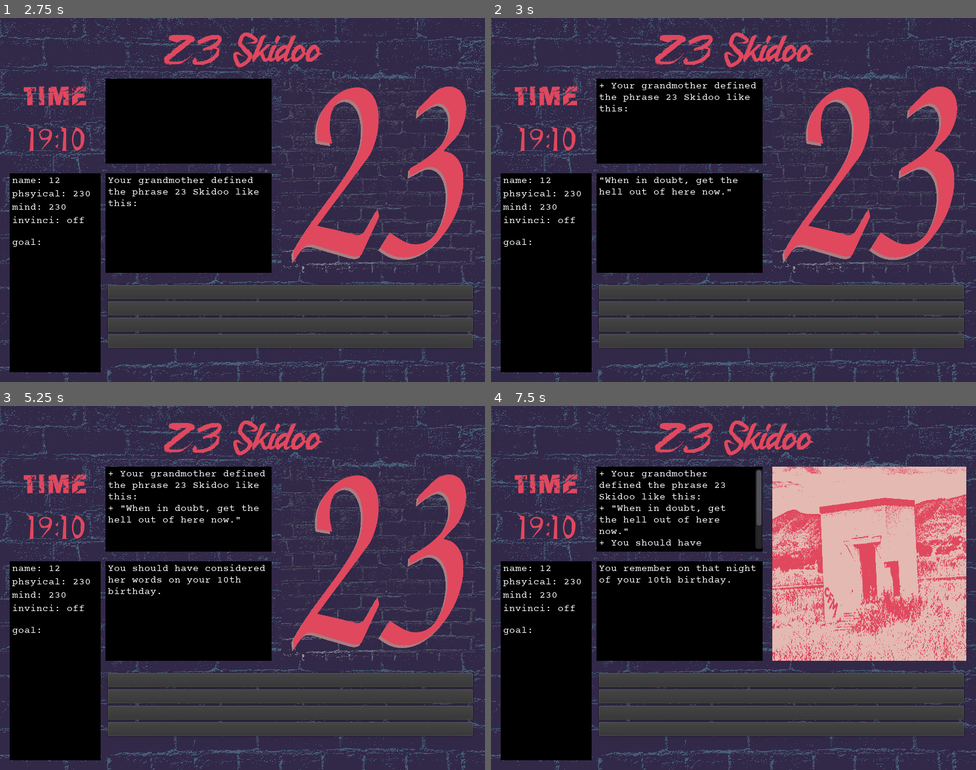
Above: before the commit, frames 1-4 (two rows, left to right).
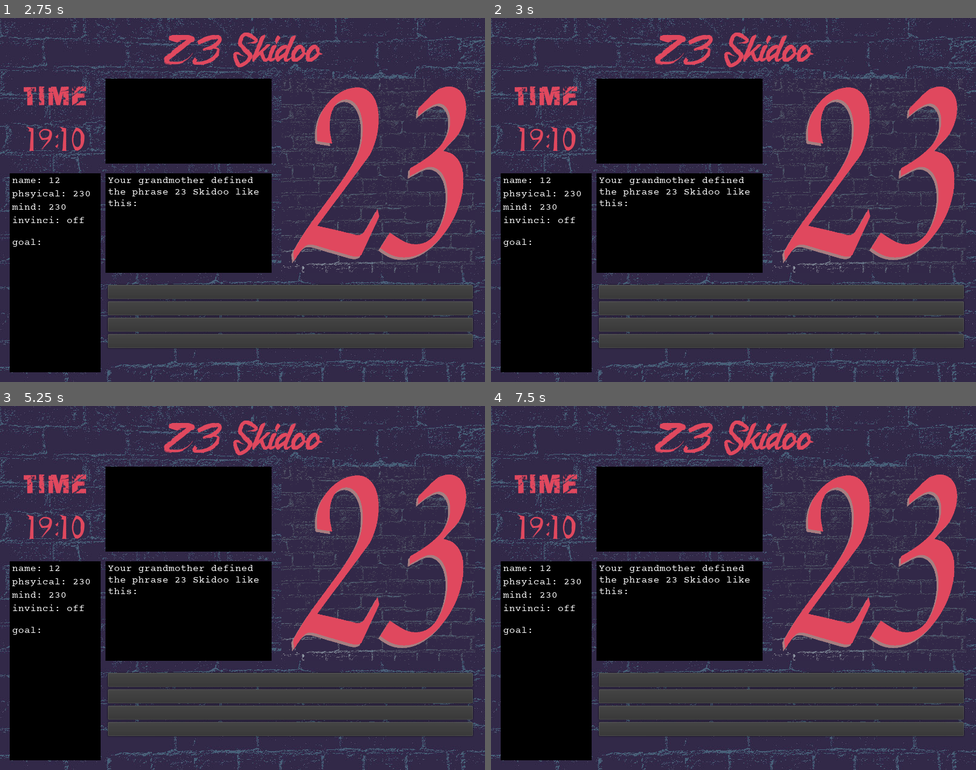
Above: after the commit, the same moments.

Repository: jwhang627/23-Skidoo
Game: Godot game, scene res://scenes/name.tscn
Two runs of this game, one before a commit and one after it. Both use one fixed random seed, a clock stepped at 60 frames per second and the inputs below.
Inputs (mouse positions are in pixels of both pictures, inside the frame that each line leads up to):
- Up to frame 1 (2.75 s): click (358, 298) at 0.52 s; type "12" at 0.6 s; click "confirm" at 1.25 s; tap Enter at 2 s; move the mouse to (349, 181) at 2.02 s; hold Enter from 2.03 s (still down)
- Up to frame 2 (3 s): tap Space at 2.75 s; move the mouse to (636, 218) at 2.77 s; release Enter at 2.78 s; hold Backspace (backspace) from 2.78 s (still down); click (636, 218) at 2.85 s
- Up to frame 3 (5.25 s): tap Enter at 3.05, 3.5, 4.35, 5 s; move the mouse to (291, 507) at 3.52 s; release Backspace (backspace) at 3.53 s; hold Enter 3.53-4.28 s; tap Space at 4.25 s; move the mouse to (218, 660) at 4.27 s; move the mouse to (388, 642) at 5.02 s; press the mouse at (388, 642) at 5.03 s; hold Backspace (backspace) from 5.03 s (still down)
- Up to frame 4 (7.5 s): tap Enter at 5.3, 5.85 s; tap Space at 5.75 s; move the mouse to (588, 533) at 5.77 s; release the mouse at (588, 533) at 5.78 s; move the mouse to (757, 588) at 6.52 s; hold Enter 6.53-7.28 s; move the mouse to (660, 497) at 7.27 s; release Backspace (backspace) at 7.28 s; click (660, 497) at 7.35 s

Frame 1 is identical in both runs. In frame 2, 0.8% of the frame differs, in the area x 22-55%, y 17-52%; in frame 3, 1.1%; in frame 4, 22%, in the area x 22-98%, y 16-70%.

Commit message:
Almost done.

Diff:
--- a/scenes/game.tscn
+++ b/scenes/game.tscn
@@ -64,8 +64,7 @@
 "values": [ Color( 0.901961, 0.901961, 0.901961, 0.0901961 ), Color( 0.901961, 0, 0, 0.0901961 ), Color( 0.901961, 0.901961, 0.901961, 0.0901961 ) ]
 }
 
-[sub_resource type="Animation" id=6]
-resource_name = "battle_mode"
+[sub_resource type="Animation" id=8]
 length = 0.5
 tracks/0/type = "value"
 tracks/0/path = NodePath("demon/battle_screen:rect_position")
@@ -183,6 +182,7 @@
 margin_right = 166.0
 margin_bottom = 584.0
 __meta__ = {
+"_edit_group_": true,
 "_edit_use_anchors_": false
 }
 
@@ -428,9 +428,9 @@
 [node name="music" type="AudioStreamPlayer" parent="."]
 
 [node name="animation" type="AnimationPlayer" parent="."]
-anims/attack_demon = SubResource( 7 )
-anims/attack_player = SubResource( 8 )
-anims/battle_mode = SubResource( 6 )
+anims/attack_demon = SubResource( 6 )
+anims/attack_player = SubResource( 7 )
+anims/battle_mode = SubResource( 8 )
 anims/invincibility_defense = SubResource( 9 )
 [connection signal="pressed" from="interactive/buttons/order/option1" to="." method="_on_option1_pressed"]
 [connection signal="pressed" from="interactive/buttons/order/option2" to="." method="_on_option2_pressed"]
--- a/scripts/game.gd
+++ b/scripts/game.gd
@@ -50,6 +50,7 @@
 var p_pages = 0
 var p_page = 0
 var p_scrpt = Dialogues.p_scrpt
+var e_script = []
 var game_map = Dialogues.game_map
 
 var state = {}
@@ -87,7 +88,7 @@
 	pass # Replace with function body.
 
 func _input(event):
-	if game_mode == MODE.PROLOGUE:
+	if game_mode == MODE.PROLOGUE and game_mode == MODE.ENDING:
 		if event.is_action_pressed("mouse_left"):
 			if p_page < (p_pages-1):
 				#history.push_back(p_scrpt[p_page]["line"])
@@ -112,7 +113,7 @@
 
 func _process(delta):
 	if delta:
-		if mental < 0:
+		if mental <= 0:
 			mental = 0
 		if demon_spawn >= 23:
 			demon_spawn = 23
@@ -120,6 +121,8 @@
 			demon_strength_attack = 23
 		if demon_strength_health >= 23:
 			demon_strength_health = 23
+		if physical <= 0:
+			physical = 0
 
 		cur_time.text = time_format(minutes)
 		char_info.get_node("physical_health").text = "phsyical: " + str(physical)
@@ -189,6 +192,8 @@
 
 	if minutes >= Global.finished_time:
 		print("ENDING - ASSIMILATION")
+		choosing_ending(Dialogues.assimilation)
+
 
 	if location == LOCATION.CENTER:
 		var demon_chance = 23
@@ -228,8 +233,10 @@
 				else:
 					if used_invinci:
 						print("ENDING - ABOVE HUMAN")
+						choosing_ending(Dialogues.aboveHuman)
 					else:
 						print("ENDING - FULL EXIT")
+						choosing_ending(Dialogues.fullExit)
 
 			if dis_state["type"] == "result":
 				order.append(dis_state["result"])
@@ -240,6 +247,9 @@
 			button_list.get_node("option3").text = dis_state["option3"]["text"]
 			#add_history(des_text.text)
 	else:
+		if physical <= 0:
+			print("DEAD MEAT.")
+			choosing_ending(Dialogues.deadMeat)
 		toggle_buttons(false)
 		des_text.text += dis_state["line"]
 		button_list.get_node("option1").text = dis_state["option1"]["text"]
@@ -286,9 +296,11 @@
 
 		if minutes >= Global.finished_time:
 			print("ENDING - 2300")
+			choosing_ending(Dialogues.twentyThreeHundred)
 		else:
 			if player_status == false:
 				print("DEAD MEAT.")
+				choosing_ending(Dialogues.deadMeat)
 			else:
 				des_text.text += "You win the battle between demon!"
 				$demon.reset()
@@ -305,6 +317,8 @@
 	4. DEAD MEAT
 	5. FULL EXIT
 	"""
+	game_mode = MODE.ENDING
+	e_script = choice
 	pass
 
 # Buttons #
--- a/scripts/lines/dialogues.gd
+++ b/scripts/lines/dialogues.gd
@@ -17,7 +17,7 @@
 	{"line":"An extraordinary power then wrapped around you and unlocked your hidden ability.","image":"res://images/brick_wall-600x600.jpg"},
 	{"line":"The birthday gift from another dimension.","image":"res://images/brick_wall-600x600.jpg"},
 	{"line":"The door of the Place opened, and you walked back home feeling fatigued.","image":"res://images/brick_wall-600x600.jpg"},
-	{"line":"Your parents saw you returning and called for medical help.","image":"res://images/brick_wall-600x600.jpg"},
+	{"line":"Your parents saw you returning and called for a help.","image":"res://images/brick_wall-600x600.jpg"},
 	{"line":"You then didn't feel familiar with your safest place in this world.","image":"res://images/brick_wall-600x600.jpg"},
 	{"line":"Your child self couldn't reconcile with this alien feeling.","image":"res://images/brick_wall-600x600.jpg"},
 	{"line":"You remember this incident where you realized this hidden ability.","image":"res://images/brick_wall-600x600.jpg"},
@@ -45,7 +45,7 @@
 	{"line":"You must remind your humanity.","image":"res://images/grandma.png"},
 	{"line":"From there on, you stopped being invincible.","image":"res://images/grandma.png"},
 	{"line":"A week after your 23rd birthday, you decide to destruct the Place.","image":"res://images/brick_wall-600x600.jpg"},
-	{"line":"You prepare by wearing the amulet, and bringing a flashlight and a sledgehammer.","image":"res://images/sledgehammer.png"},
+	{"line":"You prepare by wearing the amulet, and bringing a lantern and a sledgehammer.","image":"res://images/sledgehammer.png"},
 	{"line":"Like those Wormsley Common gangs, you will destroy this Place from the inside.","image":"res://images/sledgehammer.png"},
 	{"line":"You start with the door, and hope that it will never lock you in again.","image":"res://images/small_house.png"},
 	{"line":"You see the circle on the concrete floor.","image":"res://images/pentagram_square_BW.jpg"},
@@ -374,8 +374,42 @@
 	}
 }
 
-var assimilation = []
-var aboveHuman = []
-var twentyThreeHundred = []
-var deadMeat = []
-var fullExit = []
+var assimilation = [
+	{"line":"The Place starts to shake, and even harder. Your body levitates to the air. The port the front wall opens.","image":"res://images/black_square.png"},
+	{"line":"Those extraordinary powers come back again to wrap you around again.","image":"res://images/black_square.png"},
+	{"line":"Inside-out, your body transform into the true inner beast you have suppressed and hidden all these times.","image":"res://images/black_square.png"},
+	{"line":"With all the humanity you have shed along the way, you will accept another way of life.","image":"res://images/black_square.png"},
+	{"line":"Many demons - larger than those you have fought - come from the portal to you and say, \"You have proven your worthiness. Come join us.\"","image":"res://images/black_square.png"}
+]
+
+var aboveHuman = [
+	{"line":"The Place starts to shake, then it stops.","image":"res://images/black_square.png"},
+	{"line":"You see a beam of light behind you on the front wall.","image":"res://images/black_square.png"},
+	{"line":"You come out of the Place and see the night sky above.","image":"res://images/black_square.png"},
+	{"line":"You see the starless night reflecting your true self.","image":"res://images/black_square.png"},
+	{"line":"Your ordeal and the use of invincibility wisely have proven that you are..... more than a human.","image":"res://images/black_square.png"}
+]
+
+var twentyThreeHundred = [
+	{"line":"The Place starts to shake, and the portal on the front wall opens.","image":"res://images/black_square.png"},
+	{"line":"The mysterious colors shine on you like a crazy diamond, and ingulf you in.","image":"res://images/black_square.png"},
+	{"line":"Then your amulet rattles. It then takes off from you and morphs into a human shape.","image":"res://images/black_square.png"},
+	{"line":"The amulet turns into the knight in a biopunk armor. The knight used to be a human being, but became rather unnatural once he entered into a different dimension.","image":"res://images/black_square.png"},
+	{"line":"Since you didn't succeed in closing the portal to the other dimension, you have no choice but continue the journey with the amulet knight.","image":"res://images/black_square.png"}
+]
+
+var deadMeat = [
+	{"line":"The Place starts to shake.","image":"res://images/black_square.png"},
+	{"line":"You, while claiming on your humanity, are lying on the ground exhausted.","image":"res://images/black_square.png"},
+	{"line":"More demons from the portal swarm in.","image":"res://images/black_square.png"},
+	{"line":"Each of them take a part of your flesh, and others followed.","image":"res://images/black_square.png"},
+	{"line":"You are their latest meal.","image":"res://images/black_square.png"}
+]
+
+var fullExit = [
+	{"line":"The Place starts to shake, then it stops.","image":"res://images/black_square.png"},
+	{"line":"You see a beam of light behind you on the front wall.","image":"res://images/black_square.png"},
+	{"line":"You come out of the Place, and it crumbles down to the ground.","image":"res://images/black_square.png"},
+	{"line":"You see the night sky full of stars.","image":"res://images/black_square.png"},
+	{"line":"And the light from a full moon shines on you like a spotlight.","image":"res://images/black_square.png"}
+]
Not shown: 2 places in scenes/game.tscn that only renumber resources
